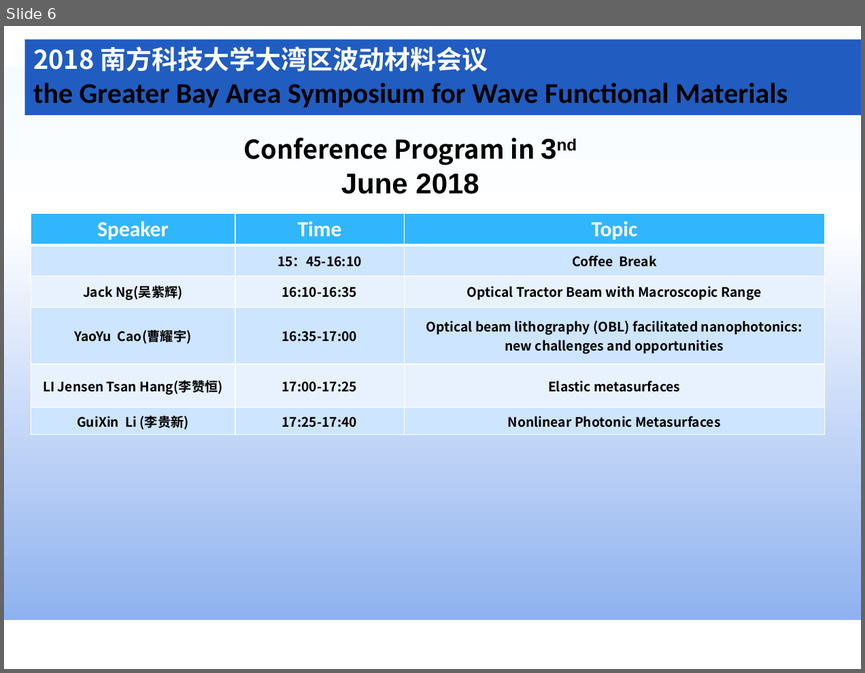
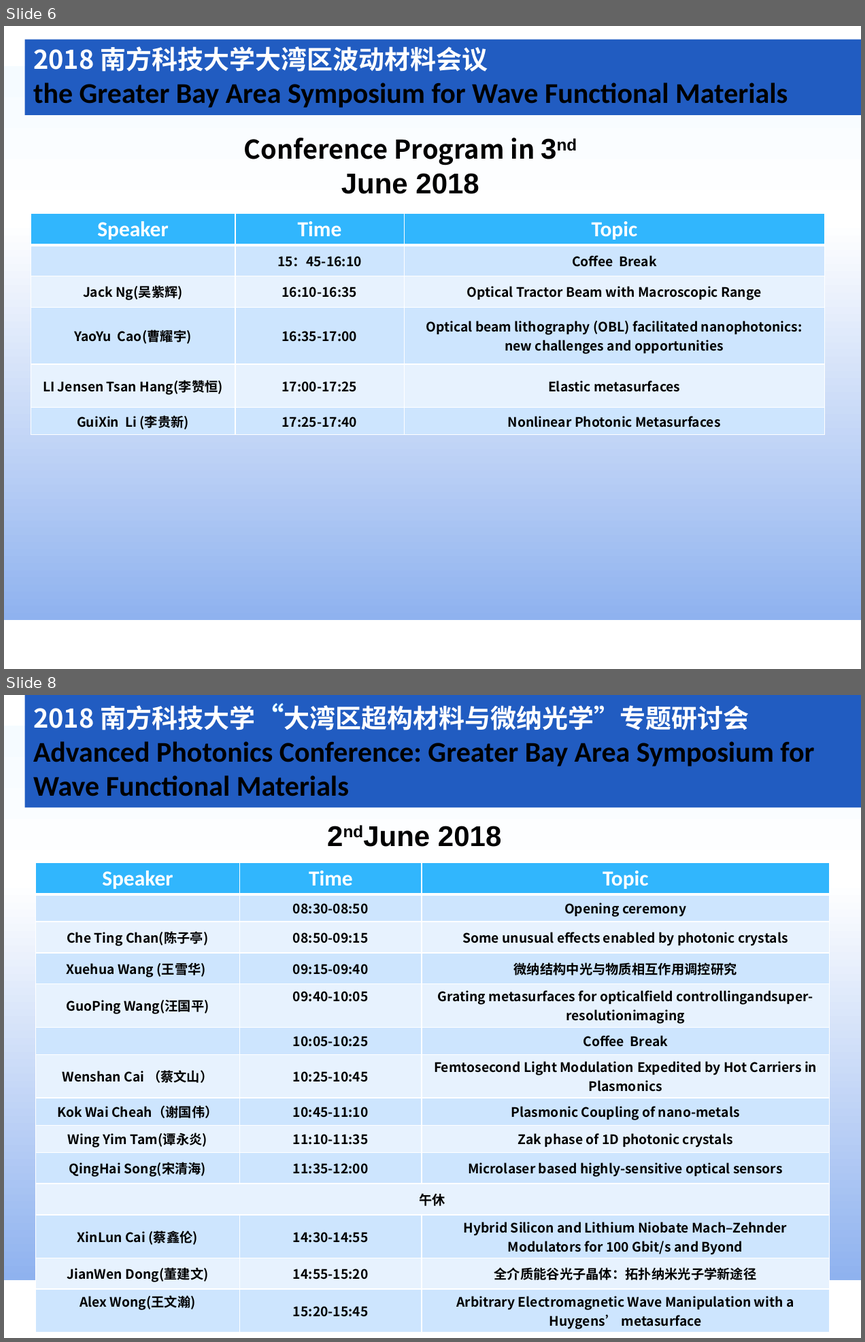
Before and after one commit to gbaswfm/gbaswfm.github.io, a slide deck: text/大湾区超构材料与微纳光学专题研讨会.pptx. Shown one above the other, each under a label of ours: slide 6 before the commit, slides 6 and 8 after it; the slides between them are not shown. The pictures are 865x673 and 865x1342 pixels, drawn with LibreOffice and Linux fonts; fonts in the diff are those of the drawing. Boxes give left, top, right and bottom in pixels: in the first picture for what was removed or moved away, otherwise in the second. Text is boxed around its words. In the diff, an @@ line names an element or a change of style, - is before the commit and + after.

```diff
--- a/text/大湾区超构材料与微纳光学专题研讨会.pptx
+++ b/text/大湾区超构材料与微纳光学专题研讨会.pptx
@@ slide 8 added at (4, 695, 861, 1338), background #FFFFFF; not listed: 6 template elements that a slide beside it also shows @@
@@ rectangle added at (24, 695, 861, 807), fill #215CC1, 24 pt, text #000000, bold @@
+2018 南方科技大学“大湾区超构材料与微纳光学”专题研讨会
+Advanced Photonics Conference: Greater Bay Area Symposium for Wave Functional Materials
@@ rectangle added at (4, 726, 861, 1279), fill gradient #F5FBFF to #FFFFFF to #8FB2EF @@
@@ text added at (438, 826, 501, 847), 24 pt, text #000000, bold @@
+2ndJune 2018
@@ table added at (36, 863, 829, 1331), 14 rows, 3 columns @@
+Speaker | Time | Topic
+ | 08:30-08:50 | Opening ceremony
+Che Ting Chan(陈子亭) | 08:50-09:15 | Some unusual effects enabled by photonic crystals
+Xuehua Wang (王雪华) | 09:15-09:40 | 微纳结构中光与物质相互作用调控研究
+GuoPing Wang(汪国平) | 09:40-10:05 | Grating metasurfaces for opticalfield controllingandsuper-resolutionimaging
+ | 10:05-10:25 | Coffee Break
+Wenshan Cai （蔡文山） | 10:25-10:45 | Femtosecond Light Modulation Expedited by Hot Carriers in Plasmonics
+Kok Wai Cheah（谢国伟） | 10:45-11:10 | Plasmonic Coupling of nano-metals
+Wing Yim Tam(谭永炎) | 11:10-11:35 | Zak phase of 1D photonic crystals
+QingHai Song(宋清海) | 11:35-12:00 | Microlaser based highly-sensitive optical sensors
+午休 |  | 
+XinLun Cai (蔡鑫伦) | 14:30-14:55 | Hybrid Silicon and Lithium Niobate Mach–Zehnder Modulators for 100 Gbit/s and Byond
+JianWen Dong(董建文) | 14:55-15:20 | 全介质能谷光子晶体：拓扑纳米光子学新途径
+Alex Wong(王文瀚) | 15:20-15:45 | Arbitrary Electromagnetic Wave Manipulation with a Huygens’ metasurface
```
Also in this commit, not shown: 4 other slides added, 18 other files.
